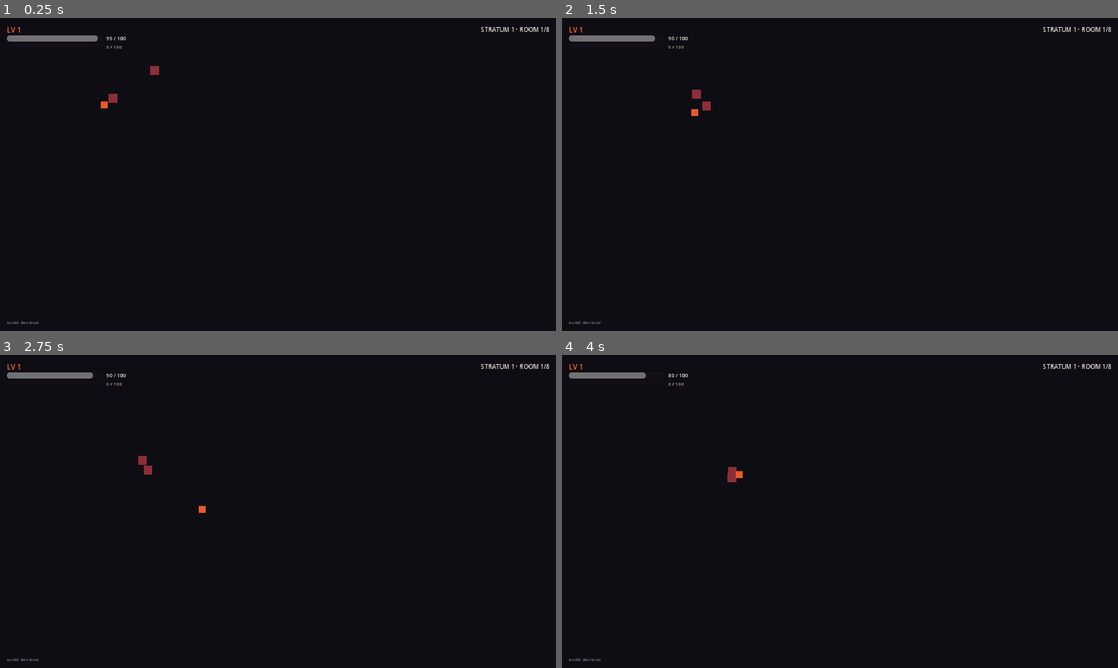
Above: before the commit, frames 1-4 (two rows, left to right).
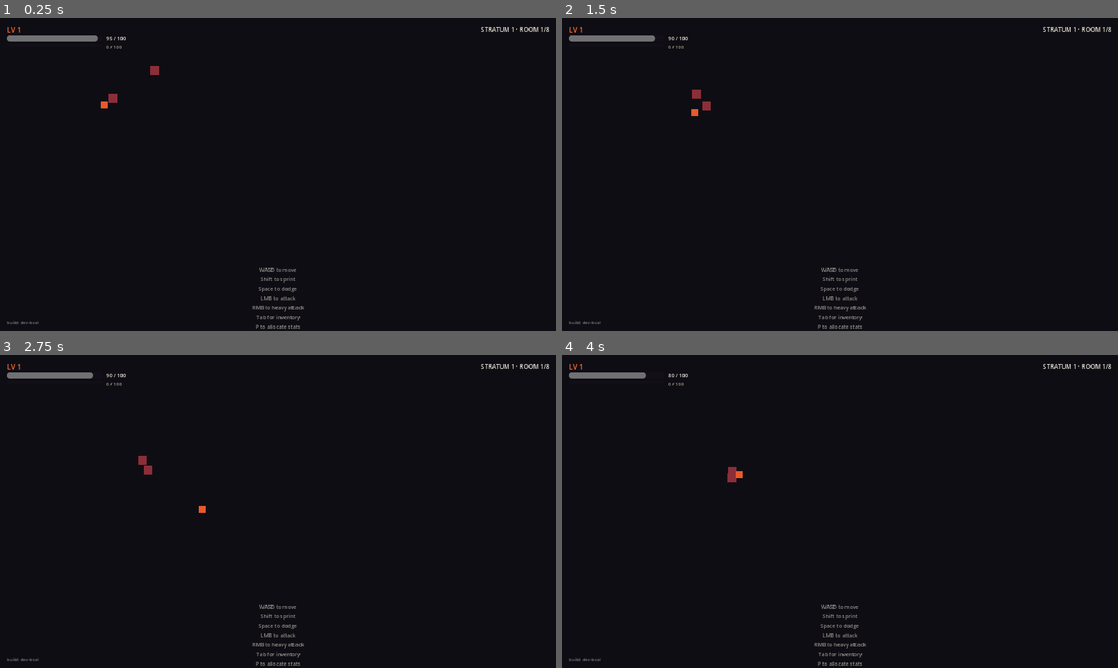
Above: after the commit, the same moments.

Repository: TSandvaer/RandomGame
Game: Godot game, scene res://scenes/Main.tscn
Same seed, same stepped clock (60 frames per second), same inputs: the game is played once before the commit and once after it.
Inputs (mouse positions are in pixels of both pictures, inside the frame that each line leads up to):
- Up to frame 1 (0.25 s): no input
- Up to frame 2 (1.5 s): tap Enter at 0.5 s; move the mouse to (962, 158) at 0.52 s; hold D (move_right) 0.53-1.28 s; right-click (962, 158) at 0.6 s; click (962, 158) at 0.8 s; move the mouse to (728, 190) at 1.27 s; hold S (move_down) from 1.28 s (still down); click (728, 190) at 1.35 s
- Up to frame 3 (2.75 s): tap Space (dodge) at 1.55, 2.1 s; move the mouse to (333, 442) at 2.02 s; release S (move_down) at 2.03 s; hold D (move_right) from 2.03 s (still down); hold E (interact) from 2.03 s (still down); click (333, 442) at 2.17 s
- Up to frame 4 (4 s): move the mouse to (812, 574) at 2.77 s; release D (move_right) at 2.78 s; release E (interact) at 2.78 s; hold W (move_up) 2.78-3.53 s; tap E (interact) at 2.85 s; click (812, 574) at 2.92 s; tap Shift (sprint) at 3.05 s; move the mouse to (1006, 558) at 3.52 s; hold A (move_left) from 3.53 s (still down); hold Shift (sprint) from 3.53 s (still down); click (1006, 558) at 3.67 s; right-click (1006, 558) at 3.8 s

The runs differ from the first frame. In frame 1, 0.3% of the frame differs, in the area x 45-55%, y 79-100%; in frame 2, 0.3%; in frame 3, 0.3%; in frame 4, 0.3%.

Commit message:
fix(ui): add LMB/RMB to boot banner — full control reminder (BB-5)
Adds a bottom-center BootBanner Label to the M1 HUD listing every
player input action from project.godot §[input], including the LMB
(light attack) and RMB (heavy attack) bindings that Tess flagged as
missing in run-024 bug-bash (m1-bugbash-4484196.md §BB-5).

Visual style matches the existing HUD widgets (parchment-bone font,
60% alpha per Uma player-journey.md PJ-09, font_size 12 matching the
HP/XP labels, mouse_filter=IGNORE so attack clicks reach the play
area). Single Label with newline-separated lines keeps spacing
consistent if any line is later edited.

Source-of-truth verification per agent-verify-evidence.md: pre-fix
the literal banner string Tess described did not exist in source —
greps for "WASD" / "Shift to sprint" / "Space to dodge" returned
zero matches across scripts/, scenes/, *.tscn, *.tres. Tess BB-5
¶136 had itself flagged this. Main.gd's _build_hud previously built
TopLeftVitals + TopRightContext + BuildLabel + StatPip but no
control-reference widget. This change adds the full 7-line reminder
that BB-5 expected.

Files touched:
- scenes/Main.gd: new _boot_banner_label field, BootBanner widget
  built in _build_hud, get_boot_banner_label() public accessor.
- tests/test_boot_banner.gd (NEW): 7 paired GUT tests asserting
  banner mounts under HUD, contains all 7 verb lines (LMB / RMB
  guards explicit), is visible at boot, and ignores mouse input.
- team/STATE.md: Uma section bumped to run 011.

Closes ClickUp 86c9m3969

Co-Authored-By: Claude Opus 4.7 (1M context) <noreply@anthropic.com>

Diff:
--- a/scenes/Main.gd
+++ b/scenes/Main.gd
@@ -106,6 +106,7 @@
 var _room_label: Label = null
 var _build_label: Label = null
 var _stat_pip_label: Label = null
+var _boot_banner_label: Label = null
 
 # Save-on-quit guard so we don't double-write when both NOTIFICATION_WM_CLOSE_REQUEST
 # and `_exit_tree` fire on shutdown.
@@ -191,6 +192,13 @@
 
 func get_hud() -> CanvasLayer:
 	return _hud
+
+
+## Returns the boot-banner Label that lists all 7 player input actions
+## (per `project.godot` §[input]). Used by the paired test
+## `tests/test_boot_banner.gd` and any future onboarding tweak.
+func get_boot_banner_label() -> Label:
+	return _boot_banner_label
 
 
 func is_boss_room_active() -> bool:
@@ -555,6 +563,42 @@
 	_stat_pip_label.visible = false
 	_hud.add_child(_stat_pip_label)
 
+	# Bottom-center boot banner — the only on-screen control reference in M1
+	# (no in-game tutorial). Lists every input action from `project.godot`
+	# §[input] so a first-time player has all 7 verbs visible. Per Uma
+	# `player-journey.md` PJ-09: white text at 60% opacity, no panel
+	# background, bottom-centered. Single Label with newline-separated lines
+	# keeps font + alignment consistent with the other HUD widgets and
+	# preserves spacing if any single line is later edited.
+	#
+	# BB-5 (`86c9m3969`): pre-fix banner mentioned only WASD / Shift / Space —
+	# missing LMB (light attack) + RMB (heavy attack) made attacks invisible
+	# to first-time players. Fully spelling out the 7 controls closes the
+	# onboarding gap surfaced in Tess run-024 bug-bash.
+	var banner_lines: Array[String] = [
+		"WASD to move",
+		"Shift to sprint",
+		"Space to dodge",
+		"LMB to attack",
+		"RMB to heavy attack",
+		"Tab for inventory",
+		"P to allocate stats",
+	]
+	_boot_banner_label = Label.new()
+	_boot_banner_label.name = "BootBanner"
+	_boot_banner_label.set_anchors_preset(Control.PRESET_BOTTOM_WIDE)
+	_boot_banner_label.offset_left = 0.0
+	_boot_banner_label.offset_top = -150.0
+	_boot_banner_label.offset_right = 0.0
+	_boot_banner_label.offset_bottom = -32.0
+	_boot_banner_label.add_theme_color_override("font_color", Color(0.9098, 0.8941, 0.8392, 0.6))
+	_boot_banner_label.add_theme_font_size_override("font_size", 12)
+	_boot_banner_label.horizontal_alignment = HORIZONTAL_ALIGNMENT_CENTER
+	_boot_banner_label.vertical_alignment = VERTICAL_ALIGNMENT_BOTTOM
+	_boot_banner_label.mouse_filter = Control.MOUSE_FILTER_IGNORE
+	_boot_banner_label.text = "\n".join(banner_lines)
+	_hud.add_child(_boot_banner_label)
+
 
 func _build_inventory_panel() -> void:
 	var packed: PackedScene = load(INVENTORY_PANEL_SCENE_PATH) as PackedScene
--- /dev/null
+++ b/tests/test_boot_banner.gd
@@ -0,0 +1,133 @@
+extends GutTest
+## Boot-banner contract — Main.tscn must mount a HUD child named
+## `BootBanner` whose text lists all 7 player input actions, including
+## LMB (light attack) and RMB (heavy attack).
+##
+## Why this test exists — BB-5 (`86c9m3969`, Tess run-024 bug-bash):
+## the M1 boot banner is the only on-screen control reference (no in-game
+## tutorial). Pre-fix it mentioned only WASD / Shift / Space — missing
+## LMB + RMB made attacks invisible to first-time players. AC1 of
+## `m1-test-plan.md` ("first-time player understands controls within the
+## first room") regresses if the banner ever drops a binding again.
+##
+## Verification gate (per Tess BB-5): load Main.tscn, find the
+## banner-string render target, assert it contains `LMB` and `RMB`
+## substrings. We assert all 7 strings so the regression net catches any
+## drop, not only the two BB-5 callouts.
+##
+## Slot 0 is reset between siblings — the banner is built unconditionally
+## in `_build_hud` so save state is irrelevant, but we clear slot 0 to
+## stay friendly with sibling integration tests.
+
+
+func _instantiate_main() -> Main:
+	var packed: PackedScene = load("res://scenes/Main.tscn")
+	assert_not_null(packed, "Main.tscn must load")
+	var instance: Node = packed.instantiate()
+	assert_not_null(instance, "Main.tscn instantiate() must return a node")
+	# Reset save slot so this test runs clean across siblings.
+	var save_node: Node = Engine.get_main_loop().root.get_node_or_null("Save")
+	if save_node != null and save_node.has_save(0):
+		save_node.delete_save(0)
+	add_child_autofree(instance)
+	return instance as Main
+
+
+# ---- Banner mount ----------------------------------------------------
+
+func test_boot_banner_label_mounts_in_hud() -> void:
+	var main: Main = _instantiate_main()
+	await get_tree().process_frame
+	var hud: CanvasLayer = main.get_hud()
+	assert_not_null(hud, "HUD CanvasLayer is mounted")
+	var banner: Node = hud.find_child("BootBanner", true, false)
+	assert_not_null(banner, "BB-5: HUD has a 'BootBanner' child Label")
+	assert_true(banner is Label, "BB-5: BootBanner is a Label node")
+
+
+func test_get_boot_banner_label_accessor_returns_the_mounted_label() -> void:
+	var main: Main = _instantiate_main()
+	await get_tree().process_frame
+	var label: Label = main.get_boot_banner_label()
+	assert_not_null(label, "Main.get_boot_banner_label() returns the mounted Label")
+	assert_true(label.is_inside_tree(),
+		"BootBanner is parented under the HUD CanvasLayer (not orphaned)")
+
+
+# ---- Banner copy contract -------------------------------------------
+
+func test_boot_banner_lists_lmb_attack_binding() -> void:
+	# Direct BB-5 regression guard — the original symptom was "no mention
+	# of LMB". Assert the binding line is present.
+	var main: Main = _instantiate_main()
+	await get_tree().process_frame
+	var label: Label = main.get_boot_banner_label()
+	assert_not_null(label, "BootBanner exists")
+	assert_string_contains(label.text, "LMB",
+		"BB-5: banner must mention LMB (light attack) — was missing pre-fix")
+	assert_string_contains(label.text, "LMB to attack",
+		"BB-5: full LMB-to-attack line preserved exactly")
+
+
+func test_boot_banner_lists_rmb_heavy_attack_binding() -> void:
+	# Direct BB-5 regression guard for the second missing binding.
+	var main: Main = _instantiate_main()
+	await get_tree().process_frame
+	var label: Label = main.get_boot_banner_label()
+	assert_not_null(label, "BootBanner exists")
+	assert_string_contains(label.text, "RMB",
+		"BB-5: banner must mention RMB (heavy attack) — was missing pre-fix")
+	assert_string_contains(label.text, "RMB to heavy attack",
+		"BB-5: full RMB-to-heavy-attack line preserved exactly")
+
+
+func test_boot_banner_lists_every_player_input_action() -> void:
+	# Stronger contract than BB-5 — every input action from
+	# `project.godot` §[input] (move/sprint/dodge/attack_light/
+	# attack_heavy/toggle_inventory/interact mapped to user-facing labels)
+	# must appear on the banner. If a future input is added, this test
+	# will flag the omission so the onboarding surface stays in sync.
+	var main: Main = _instantiate_main()
+	await get_tree().process_frame
+	var label: Label = main.get_boot_banner_label()
+	assert_not_null(label, "BootBanner exists")
+	var required_lines: Array[String] = [
+		"WASD to move",
+		"Shift to sprint",
+		"Space to dodge",
+		"LMB to attack",
+		"RMB to heavy attack",
+		"Tab for inventory",
+		"P to allocate stats",
+	]
+	for line: String in required_lines:
+		assert_string_contains(label.text, line,
+			"BB-5: banner must contain '%s' so first-time players see all 7 verbs" % line)
+
+
+# ---- Banner visibility / layout contract ----------------------------
+
+func test_boot_banner_is_visible_at_boot() -> void:
+	# Whole point — first-time players should see this on boot, not after
+	# discovering the toggle. Visible by default, alpha > 0.
+	var main: Main = _instantiate_main()
+	await get_tree().process_frame
+	var label: Label = main.get_boot_banner_label()
+	assert_not_null(label, "BootBanner exists")
+	assert_true(label.visible,
+		"BB-5: BootBanner is visible at boot (no toggle-to-discover)")
+	var color: Color = label.get_theme_color("font_color")
+	assert_gt(color.a, 0.0,
+		"BB-5: BootBanner font alpha > 0 (would render invisible at 0)")
+
+
+func test_boot_banner_does_not_block_mouse_input() -> void:
+	# The banner sits over the play area — it must not eat clicks (LMB
+	# attack would silently no-op if MOUSE_FILTER_STOP). Per HUD pattern
+	# in Main.gd's other Control widgets, mouse_filter == IGNORE.
+	var main: Main = _instantiate_main()
+	await get_tree().process_frame
+	var label: Label = main.get_boot_banner_label()
+	assert_not_null(label, "BootBanner exists")
+	assert_eq(label.mouse_filter, Control.MOUSE_FILTER_IGNORE,
+		"BB-5: BootBanner mouse_filter is IGNORE so LMB/RMB clicks reach the play area")
Not shown, changed: team/STATE.md
